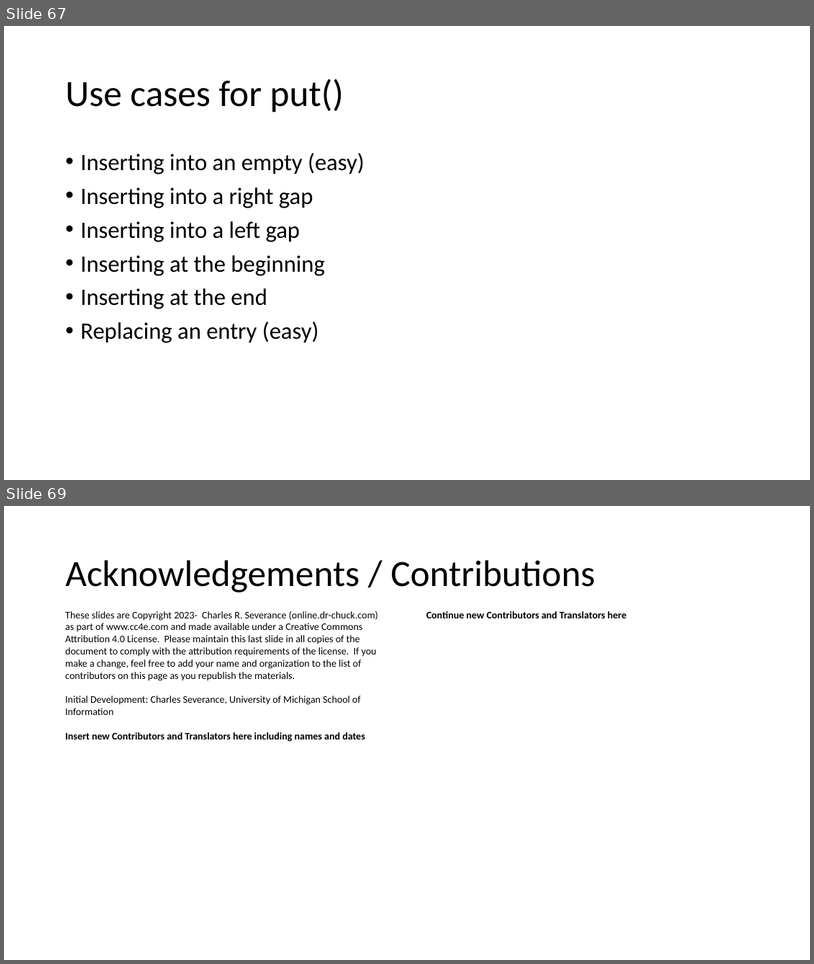
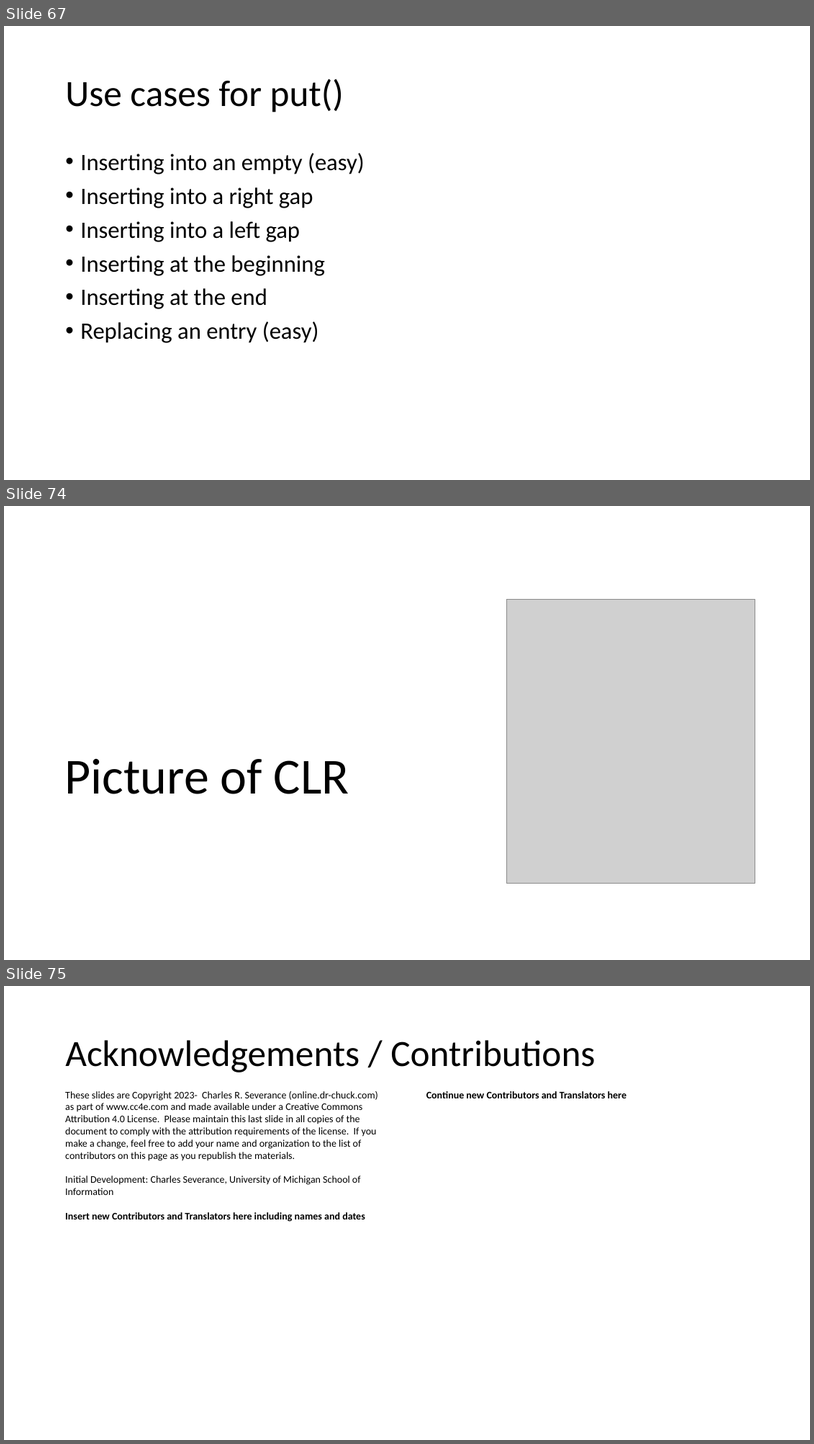
Before and after one commit to csev/cc4e, a slide deck: lectures/CC-05-Trees-Hash.pptx. Shown one above the other, each under a label of ours: slides 67 and 69 before the commit, slides 67, 74 and 75 after it; the slides between them are not shown. The pictures are 814x964 and 814x1444 pixels, drawn with LibreOffice and Linux fonts; fonts in the diff are those of the drawing; grey boxes stand for pictures. Boxes give left, top, right and bottom in pixels: in the first picture for what was removed or moved away, otherwise in the second. Text is boxed around its words. In the diff, an @@ line names an element or a change of style, - is before the commit and + after.

```diff
--- a/lectures/CC-05-Trees-Hash.pptx
+++ b/lectures/CC-05-Trees-Hash.pptx
@@ slide 74 added at box(4, 506, 810, 960), background #FFFFFF @@
@@ picture added at box(507, 600, 756, 883) @@
@@ title added at box(65, 759, 350, 794), 60 pt, text #000000 @@
+Picture of CLR
@@ what was slide 69 is now slide 75 @@
```
Also in this commit, not shown: 1 slide changed, 6 other slides added, 1 slide removed, 2 other files.
